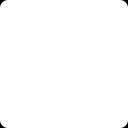
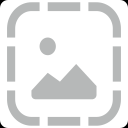
Before/after of a (128, 128) layered artwork. What changed in the layer stack:
painted on "ico_shape" over [7, 2, 121, 126]
painted on "background" over [7, 2, 121, 126]
